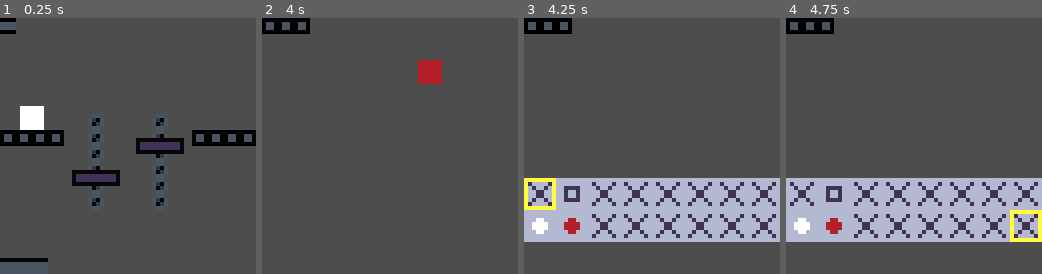
Above: before the commit, frames 1-4 (left to right).
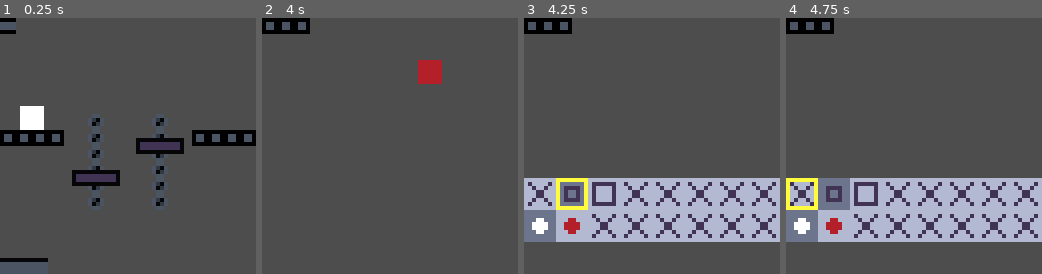
Above: after the commit, the same moments.

Repository: nikita-rain/game-to-lowrezjam-2024
Game: Godot game, scene res://Scenes/World/world.tscn
Two runs of this game, one before a commit and one after it. Both use one fixed random seed, a clock stepped at 60 frames per second and the inputs below.
Inputs:
- Up to frame 1 (0.25 s): no input
- Up to frame 2 (4 s): tap Enter at 0.5 s; hold D (move_right) 0.53-2.03 s; tap E (action_switch_shape) at 0.6, 1.55, 2.85, 3.6 s; tap Space (move_jump) at 0.77, 0.8, 1.07, 1.35, 1.52, 1.82, 2.3, 3.02, 3.32, 3.77, 3.8 s; hold A (move_left) 2.03-2.78 s; tap Q (action_switch_color) at 2.1 s; hold D (move_right) from 2.78 s (still down)
- Up to frame 3 (4.25 s): keep holding D (move_right); tap Space (move_jump) at 4.07 s; tap 1 (menu_pick_shape) at 4.15 s
- Up to frame 4 (4.75 s): release D (move_right) at 4.28 s; hold A (move_left) from 4.28 s (still down); tap Space (move_jump) at 4.35, 4.52 s; tap E (action_switch_shape) at 4.55 s

Frames 1-2 are identical in both runs. In frame 3, 3.8% of the frame differs, in the area x 0-36%, y 62-88%; in frame 4, 4.5%, in the area x 0-100%, y 62-88%.

Commit message:
update menu

Diff:
--- a/Scenes/Player/Menu/menu_pick.gd
+++ b/Scenes/Player/Menu/menu_pick.gd
@@ -1,12 +1,21 @@
 class_name MenuPick extends Node2D
 
+#TODO: фактически менять форму только при выключении
+
 signal close_menu(menu_name: GameManager.menu_names)
+signal change_item(item_id:int, item_type:ShapeData.type_item)
+
+var shape_row = 0
+var shape_item = 1
+
+var color_row = 1
+var color_item = 0
 
 @export var row_list: Array[MenuRow]
 @export var is_switch_to_next_row = true
 var row_len: Array[int]
 var cursor_row:int = 0
-var cursor_item:int = 0
+var cursor_item:int = 1
 
 var menu_name: GameManager.menu_names = GameManager.menu_names.pick
 
@@ -15,6 +24,23 @@
 		row_len.append(row.get_item_count())
 	hide()
 	set_process(false)
+	update_picked_cell_sprite()
+	update_cursor()
+
+func update_picked_items():
+	#TODO: получать от менеджера форм
+	if row_list[shape_row].type_of_object != ShapeData.type_item.SHAPES:
+		push_error("указатель на неверном типе")
+	else:
+		change_item.emit(shape_item, ShapeData.type_item.SHAPES)
+
+	if row_list[color_row].type_of_object != ShapeData.type_item.COLORS:
+		push_error("указатель на неверном типе")
+	else:
+		change_item.emit(color_item, ShapeData.type_item.COLORS)
+
+		#это на перемещение указателей
+		#$PickedShape.global_position = row_list[shape_row].get_global_pos_node(shape_item)
 
 func _process(delta):
 	#TODO: сделать возможноть зажимать кнопку
@@ -36,10 +62,31 @@
 	if move_in_row or move_in_table:
 		update_cursor(move_in_row, move_in_table)
 	if Input.is_action_just_pressed("move_jump"):
-		pass
+		cursor_pick_item()
 	pass
 
+func change_picked_item():
+	pass
 
+func cursor_pick_item():
+	#TODO: добавить проверку валидности формы
+	if !cursor_is_valid():
+		return
+	match row_list[cursor_row].type_of_object:
+		ShapeData.type_item.SHAPES:
+			shape_row = cursor_row
+			shape_item = cursor_item
+		ShapeData.type_item.COLORS:
+			color_row = cursor_row
+			color_item = cursor_item
+	update_picked_cell_sprite()
+
+func update_picked_cell_sprite():
+	$PickedShape.global_position = row_list[shape_row].get_global_pos_node(shape_item)
+	$PickedColor.global_position = row_list[color_row].get_global_pos_node(color_item)
+
+func cursor_is_valid():
+	return row_list[cursor_row].is_valid_cell(cursor_item)
 
 #FIXME: сделать скип пустых значений
 func update_cursor(move_in_row:int = 0, move_in_table:int = 0):
@@ -59,7 +106,10 @@
 
 var ignore_frame = false #не знаю как иначе сделать
 func enable_menu():
+	#TODO: add upd
 	print_debug("enable menu")
+	for row in row_list:
+		row.update_item()
 	show()
 	ignore_frame = true
 	set_process(true)
@@ -68,4 +118,5 @@
 	print_debug("disable menu")
 	hide()
 	close_menu.emit(menu_name)
+	update_picked_items()
 	set_process(false)
--- a/Scenes/Player/Menu/menu_pick_shape.tscn
+++ b/Scenes/Player/Menu/menu_pick_shape.tscn
@@ -7,6 +7,7 @@
 
 [node name="Menu Pick Shape" type="Node2D" node_paths=PackedStringArray("row_list")]
 process_mode = 3
+z_index = 20
 position = Vector2(32, 12)
 script = ExtResource("1_femce")
 row_list = [NodePath("ShapeList"), NodePath("ColorList")]
@@ -16,9 +17,24 @@
 region_enabled = true
 region_rect = Rect2(0, 0, 64, 16)
 
+[node name="PickedShape" type="Node2D" parent="."]
+position = Vector2(-28, -4)
+
+[node name="Sprite2D" type="Sprite2D" parent="PickedShape"]
+texture = ExtResource("1_ebopq")
+region_enabled = true
+region_rect = Rect2(0, 16, 8, 8)
+
+[node name="PickedColor" type="Node2D" parent="."]
+position = Vector2(-28, 4)
+
+[node name="Sprite2D" type="Sprite2D" parent="PickedColor"]
+texture = ExtResource("1_ebopq")
+region_enabled = true
+region_rect = Rect2(0, 16, 8, 8)
+
 [node name="ShapeList" type="Node2D" parent="."]
 script = ExtResource("2_xcsb2")
-type_of_object = null
 shapes_data = ExtResource("3_o4pl2")
 
 [node name="Sprite2D" type="Sprite2D" parent="ShapeList"]
--- a/Scenes/Player/player.gd
+++ b/Scenes/Player/player.gd
@@ -311,6 +311,9 @@
 #FIXME: добавить определение при инициализации
 func make_switch_shape():
 	switch_shape.emit()
+	check_new_shape()
+
+func check_new_shape():
 	shape_name_current =  $ShapeManager.get_curr_shape_name()
 	if shape_name_current == ShapeData.shape_names.CIRCLE:
 		jump_max_count = 2
@@ -350,3 +353,7 @@
 	if Input.is_action_just_pressed("menu_pick_shape"):
 		open_menu.emit(GameManager.menu_names.pick)
 	move_and_slide()
+
+
+func _on_shape_manager_shape_updated():
+	check_new_shape()
--- a/Scenes/Player/player.tscn
+++ b/Scenes/Player/player.tscn
@@ -36,4 +36,5 @@
 
 [connection signal="switch_color" from="." to="ShapeManager" method="_on_player_switch_color"]
 [connection signal="switch_shape" from="." to="ShapeManager" method="_on_player_switch_shape"]
+[connection signal="shape_updated" from="ShapeManager" to="." method="_on_shape_manager_shape_updated"]
 [connection signal="body_entered" from="AreaDestroy" to="AreaDestroy" method="_on_body_entered"]
--- a/Scenes/World/world.tscn
+++ b/Scenes/World/world.tscn
@@ -61,9 +61,11 @@
 [node name="StaticBody2D" parent="Platform2" index="3"]
 position = Vector2(0, 8)
 
+[connection signal="change_item" from="Camera/Menu Pick Shape" to="Player/ShapeManager" method="enable_by_id"]
 [connection signal="close_menu" from="Camera/Menu Pick Shape" to="." method="_on_menu_pick_shape_close_menu"]
 [connection signal="open_menu" from="Player" to="." method="_on_player_open_menu"]
 
 [editable path="Camera"]
+[editable path="Player"]
 [editable path="Platform1"]
 [editable path="Platform2"]
--- a/menu_pick_row.gd
+++ b/menu_pick_row.gd
@@ -15,13 +15,15 @@
 
 func _ready():
 	item_list = get_children()
-	item_vals = get_item_vals()
 	match type_of_object:
 		ShapeData.type_item.SHAPES:
 			region_rect_y = 48
 		ShapeData.type_item.COLORS:
 			region_rect_y = 48 + 8
+	update_item()
 
+func update_item():
+	item_vals = get_item_vals()
 	if item_vals.size() != item_list.size():
 		push_error("Размер меню и существующих форм не соответствует")
 	for i in range(0, item_list.size()):
@@ -30,7 +32,6 @@
 			item_list[i].region_rect = Rect2(i * 8, region_rect_y, cell_w, cell_h)
 		else:
 			item_list[i].region_rect = Rect2(cell_wrong_x, cell_wrong_y, cell_w, cell_h)
-
 
 func get_item_vals():
 	match type_of_object:
@@ -45,5 +46,9 @@
 		return Vector2.ZERO
 	return item_list[id].global_position #FIXME: поменять на position
 
+
+func is_valid_cell(id:int):
+	return item_vals[id]
+
 func get_item_count():
 	return item_list.size()
--- a/shape_manager.gd
+++ b/shape_manager.gd
@@ -1,12 +1,10 @@
 extends Node2D
 
-#FIXME: переделать фигурсы с полигонов на спрайты
+#FIXME: переписать это говно
 @export var player_collision_shape : CollisionShape2D
 var shapes: Array[Node]
-
-
+signal shape_updated()
 @export var shape_data: ShapeData
-
 
 # Called when the node enters the scene tree for the first time.
 func _ready():
@@ -20,7 +18,7 @@
 	enable_shape_by_name(shape_data.shape_names.SQUARE, color_id)
 
 func enable_shape_by_name(shape_name_to_enable, color_to_switch = color_id):
-	color_id = color_to_switch
+	color_id = color_to_switch #FIXME нет логики проверки цвета
 	if shape_data.shape_is_aviable[shape_name_to_enable] == false:
 		push_error("попытка включить недоступную форму")
 		switch_shape()
@@ -31,8 +29,20 @@
 			shape_id = x
 			shapes_change_state()
 
-func enable_by_id(item_id: int, type_name: ShapeData.type_item):
-	pass
+func enable_by_id(item_id: int, type_name: ShapeData.type_item = ShapeData.type_item.SHAPES):
+	match type_name:
+		ShapeData.type_item.COLORS:
+			if shape_data.color_is_aviable[item_id] == false:
+				push_error("попытка включить недоступный цвет")
+				return
+			color_id = item_id
+			shapes_change_state()
+		ShapeData.type_item.SHAPES:
+			if shape_data.shape_is_aviable[item_id] == false:
+				push_error("попытка включить недоступную форму")
+				return
+			shape_id = item_id
+			shapes_change_state()
 
 var shape_id = 0
 var color_id = 0
@@ -59,6 +69,8 @@
 			shapes[shape_id].enable_shape(color_id)
 			if player_collision_shape.shape != shapes[shape_id].collision.shape:
 				player_collision_shape.shape = shapes[shape_id].collision.shape
+		shapes[shape_id].change_color(color_id)
+		shape_updated.emit()
 	else:
 		push_error("Указана недоступная фигура")
 
Not shown: 2 places in Scenes/Player/shape_manager.tscn that only renumber resources
